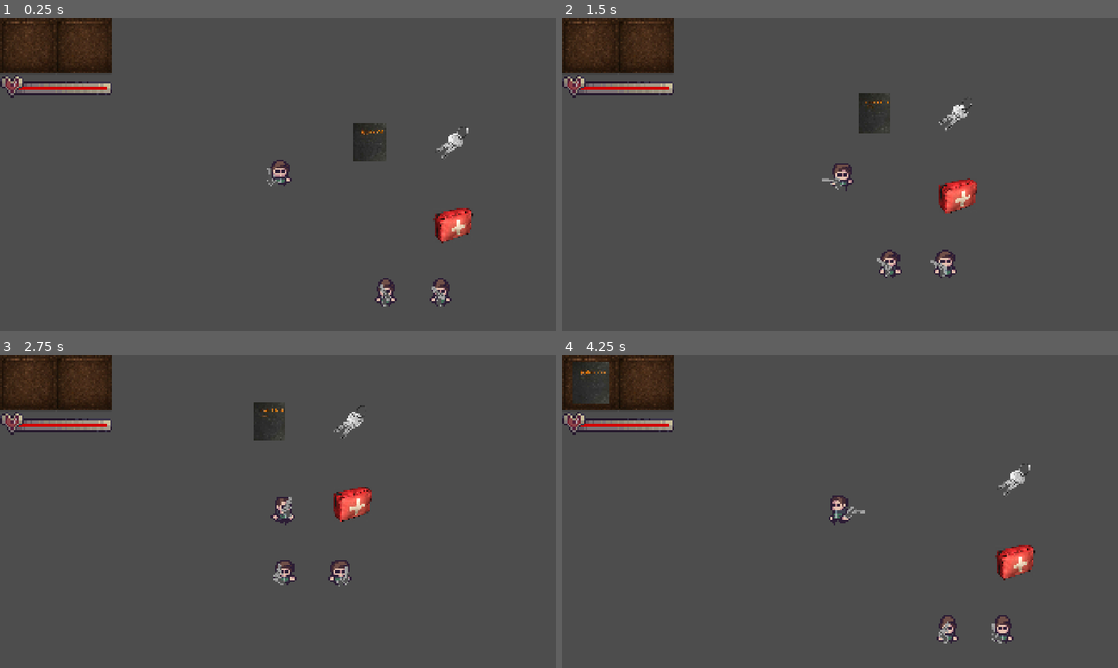
Above: before the commit, frames 1-4 (two rows, left to right).
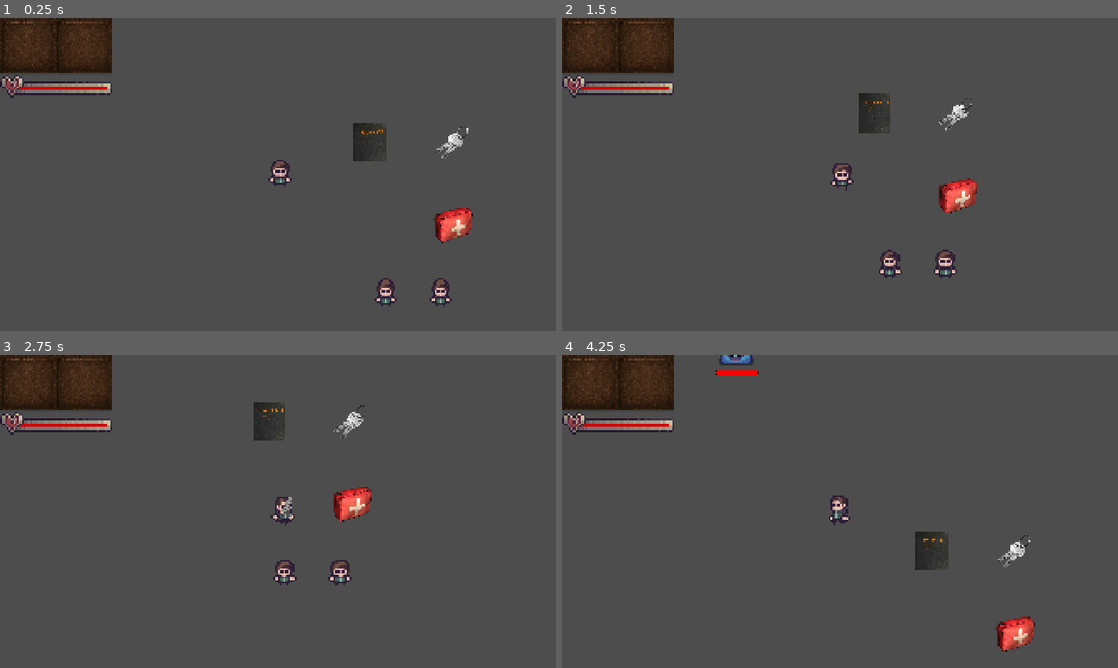
Above: after the commit, the same moments.

Repository: fernandofelxs/ProjetoGameDev
Game: Godot game, scene res://levels/testroom.tscn
The game is run twice, just before and just after one commit, with the same random seed, the same clock (stepped at 60 frames per second) and the same inputs.
Inputs (mouse positions are in pixels of both pictures, inside the frame that each line leads up to):
- Up to frame 1 (0.25 s): no input
- Up to frame 2 (1.5 s): move the mouse to (962, 158) at 0.52 s; hold Right (ui_right) 0.53-1.28 s; tap Space (attack) at 0.6 s; tap S (switch_weapon, bound only after the commit) at 0.8, 1.35 s; move the mouse to (728, 190) at 1.27 s; hold Down (ui_down) from 1.28 s (still down)
- Up to frame 3 (2.75 s): tap Space (attack) at 1.55, 2.1 s; move the mouse to (333, 442) at 2.02 s; release Down (ui_down) at 2.03 s; hold Right (ui_right) from 2.03 s (still down); tap S (switch_weapon, bound only after the commit) at 2.3 s
- Up to frame 4 (4.25 s): move the mouse to (812, 574) at 2.77 s; release Right (ui_right) at 2.78 s; hold Up (ui_up) 2.78-3.53 s; click (812, 574) at 2.85 s; tap Space (attack) at 3.05 s; move the mouse to (1006, 558) at 3.52 s; hold Left (ui_left) from 3.53 s (still down); tap E (interact) at 3.6 s; tap S (switch_weapon, bound only after the commit) at 3.8 s

The runs differ from the first frame. In frame 1, 0.2% of the frame differs, in the area x 48-80%, y 48-93%; in frame 2, 0.2%; in frame 3, 0.1%; in frame 4, 3.3%, in the area x 1-86%, y 0-95%.
Error in both runs: Invalid access to property or key 'slots' on a base object of type 'Node (inventory.gd)'. (res://scripts/testroom.gd:6)

Commit message:
Add change weapon button

Diff:
--- a/levels/pong.tscn
+++ b/levels/pong.tscn
@@ -3,9 +3,9 @@
 [ext_resource type="Texture2D" uid="uid://dxh60k4s646kv" path="res://assets/ui/PongBgImage.jpg" id="1_0u5b8"]
 [ext_resource type="PackedScene" uid="uid://r5737pf6ogiv" path="res://scenes/player/player.tscn" id="2_0m1ty"]
 [ext_resource type="Script" uid="uid://dx1r67mwuyw3m" path="res://scripts/pong.gd" id="2_dnnam"]
-[ext_resource type="Script" uid="uid://du7fa7thbugkt" path="res://scripts/pong_bar.gd" id="4_1ym5j"]
+[ext_resource type="Script" path="res://scripts/pong_bar.gd" id="4_1ym5j"]
 [ext_resource type="Script" uid="uid://drdi7ib282431" path="res://scripts/ball.gd" id="4_3ir3i"]
-[ext_resource type="PackedScene" uid="uid://duldf1jvdp4ai" path="res://scenes/enemy1/boss.tscn" id="6_1ym5j"]
+[ext_resource type="PackedScene" uid="uid://duldf1jvdp4ai" path="res://scenes/boss/boss.tscn" id="6_1ym5j"]
 
 [sub_resource type="RectangleShape2D" id="RectangleShape2D_0m1ty"]
 size = Vector2(41, 200)
--- a/project.godot
+++ b/project.godot
@@ -48,6 +48,11 @@
 "events": [Object(InputEventKey,"resource_local_to_scene":false,"resource_name":"","device":-1,"window_id":0,"alt_press …(195 unchanged characters)…
 ]
 }
+switch_weapon={
+"deadzone": 0.2,
+"events": [Object(InputEventKey,"resource_local_to_scene":false,"resource_name":"","device":-1,"window_id":0,"alt_pressed":false,"shift_pressed":false,"ctrl_pressed":false,"meta_pressed":false,"pressed":false,"keycode":0,"physical_keycode":83,"key_label":0,"unicode":115,"location":0,"echo":false,"script":null)
+]
+}
 
 [rendering]
 
--- a/scripts/player.gd
+++ b/scripts/player.gd
@@ -23,19 +23,39 @@
 @export var knockback_duration: float = 0.2
 @export var is_active = true
 signal player_damaged(hp: int)
+enum PlayerMode {
+	ATTACK,
+	GUN
+}
+var player_mode: PlayerMode = PlayerMode.ATTACK
+@onready var gun: Gun = $Gun
 
 func _ready() -> void:
 	animation.play("idle_down")
 	animation.connect("animation_finished", Callable(self, "_on_animation_finished"))
 	attack_area.connect("body_entered", Callable(self, "_on_attack_area_activated"))
+	player_mode = PlayerMode.ATTACK
+	gun.set_process(false)
+	gun.hide()
 
 func _process(_delta: float) -> void:
 	if is_active and state != PlayerState.WITH_NPC:
 		direction.x = Input.get_action_strength("ui_right") - Input.get_action_strength("ui_left")
 		direction.y = Input.get_action_strength("ui_down") - Input.get_action_strength("ui_up")
 
-		if Input.is_action_just_pressed("attack") and not attacking:
+		if Input.is_action_just_pressed("attack") and not attacking and player_mode == PlayerMode.ATTACK:
 			attacking = true
+
+		if Input.is_action_just_pressed("switch_weapon"):
+			match player_mode:
+				PlayerMode.ATTACK:
+					player_mode = PlayerMode.GUN
+					gun.set_process(true)
+					gun.show()
+				PlayerMode.GUN:
+					player_mode = PlayerMode.ATTACK
+					gun.set_process(false)
+					gun.hide()
 	else:
 		direction = Vector2.ZERO
 
Not shown, changed: levels/room407.tscn
